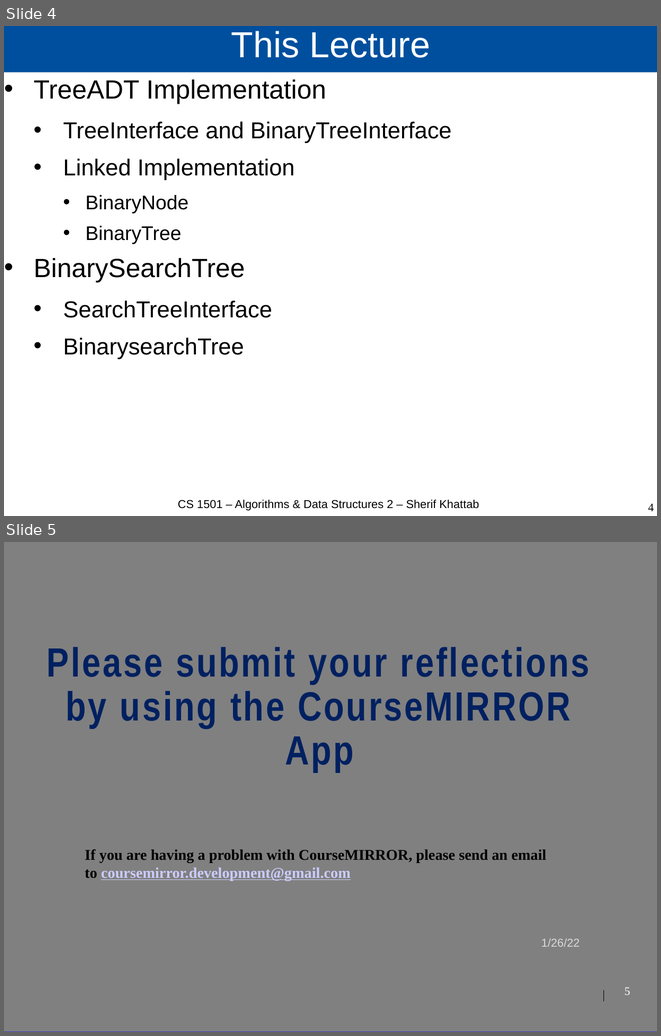
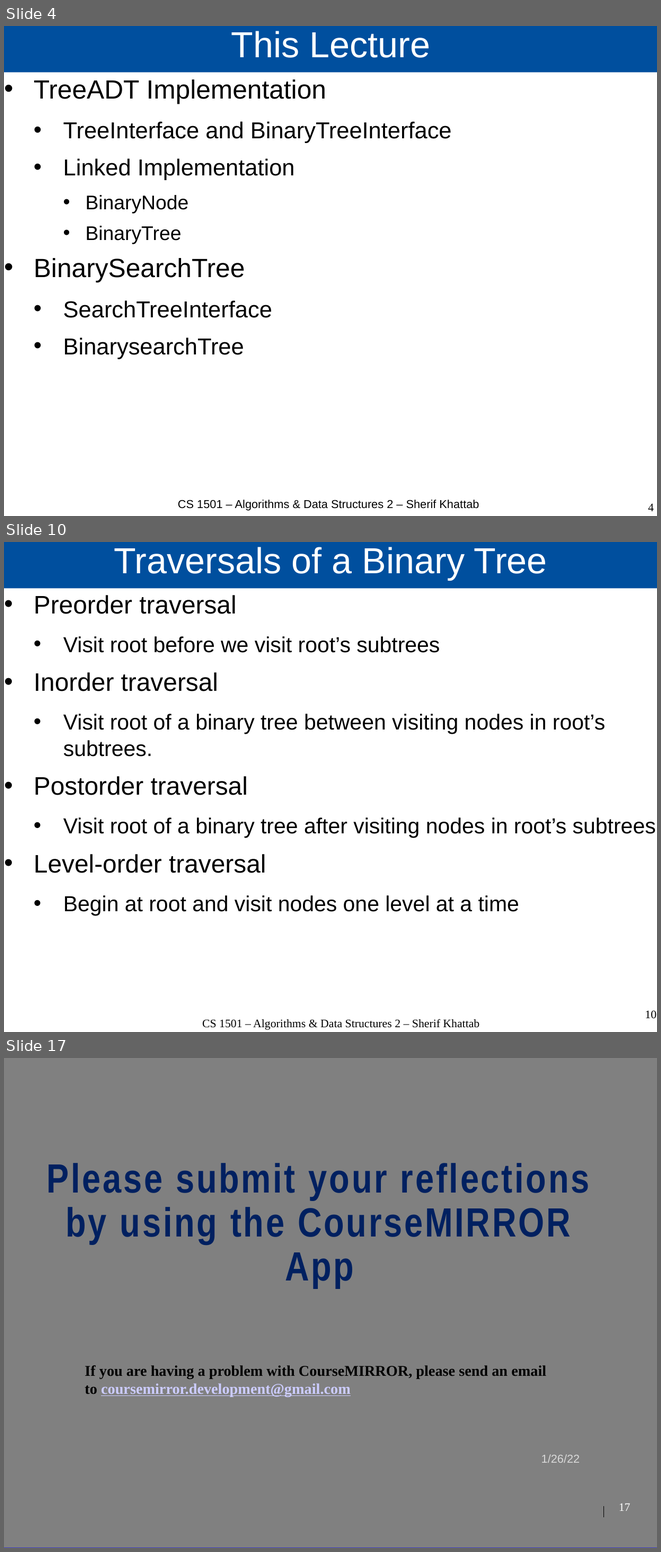
Before and after one commit to cs1501-2224/handouts, a slide deck: DraftSlides/Lecture5.pptx. Shown one above the other, each under a label of ours: slides 4 and 5 before the commit, slides 4, 10 and 17 after it; the slides between them are not shown. The pictures are 661x1036 and 661x1552 pixels, drawn with LibreOffice and Linux fonts; fonts in the diff are those of the drawing; background and template pictures are left out. Boxes give left, top, right and bottom in pixels: in the first picture for what was removed or moved away, otherwise in the second. Text is boxed around its words. In the diff, an @@ line names an element or a change of style, - is before the commit and + after.

Commit message:
Lecture 4 after class

```diff
--- a/DraftSlides/Lecture5.pptx
+++ b/DraftSlides/Lecture5.pptx
@@ slide 10 added at <box>4,542,657,1032</box>, background #FFFFFF @@
@@ title added at <box>4,542,657,589</box>, fill #004F9E, 44 pt, text #FFFFFF @@
+Traversals of a Binary Tree
@@ text added at <box>34,595,656,916</box>, 26.4 pt, text #000000 @@
+• Preorder traversal
+  • Visit root before we visit root’s subtrees
+• Inorder traversal
+  • Visit root of a binary tree between visiting nodes in root’s subtrees.
+• Postorder traversal
+  • Visit root of a binary tree after visiting nodes in root’s subtrees
+• Level-order traversal
+  • Begin at root and visit nodes one level at a time
@@ page number added at <box>645,1011,656,1019</box>, 14 pt, text #000000 @@
+10
@@ text added at <box>202,1019,479,1030</box>, 14 pt, text #000000 @@
+CS 1501 – Algorithms & Data Structures 2 – Sherif Khattab
@@ what was slide 5 is now slide 17 @@
@@ page number at <box>619,1504,630,1511</box>: text changed @@
-5
+17
```
Also in this commit, not shown: 11 other slides added, 1 other file.
